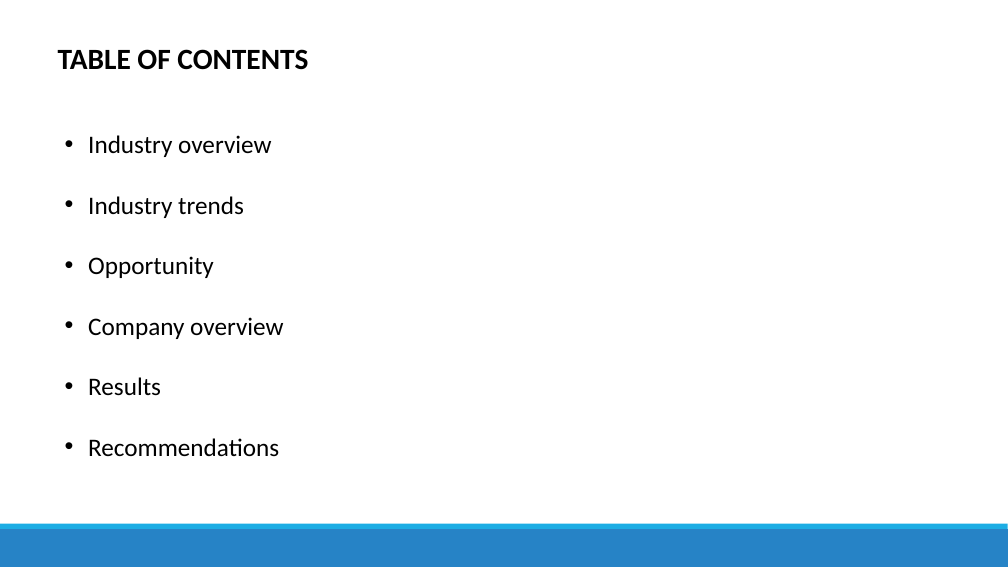
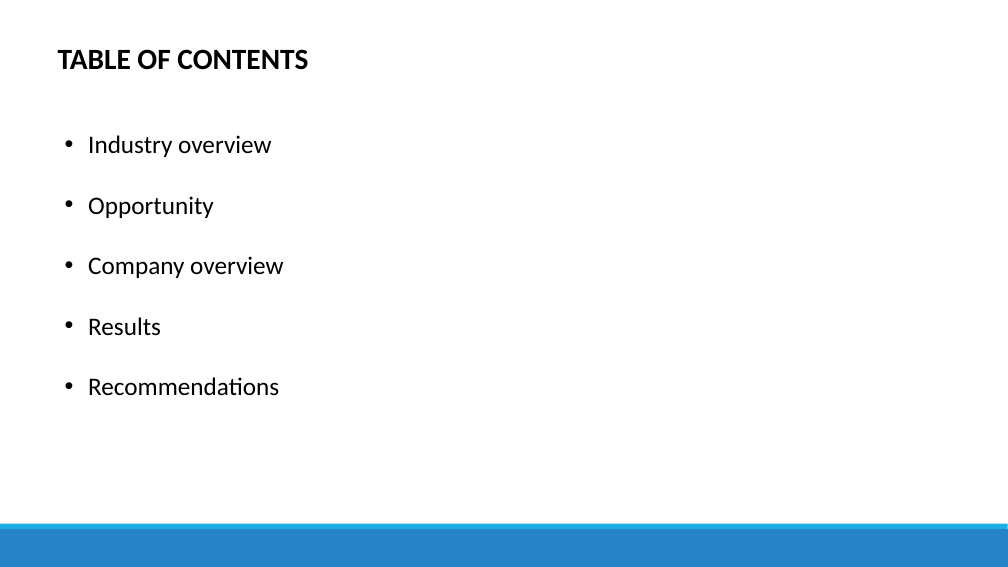
Before and after one commit to manchester9/fintech, a slide deck: slide 2 of 01-fintech_case_study/data_driven_investment_management.pptx. Drawn at 1008x567 pixels with LibreOffice and Linux fonts; fonts in the diff are those of the drawing. Boxes give left, top, right and bottom in pixels: in the first picture for what was removed or moved away, otherwise in the second. Text is boxed around its words. In the diff, an @@ line names an element or a change of style, - is before the commit and + after.

```diff
--- a/01-fintech_case_study/data_driven_investment_management.pptx
+++ b/01-fintech_case_study/data_driven_investment_management.pptx
@@ text at (88, 196, 244, 218): paragraph removed @@
-• Industry trends
```
Also in this commit, not shown: 1 other slide changed, 1 other file.
